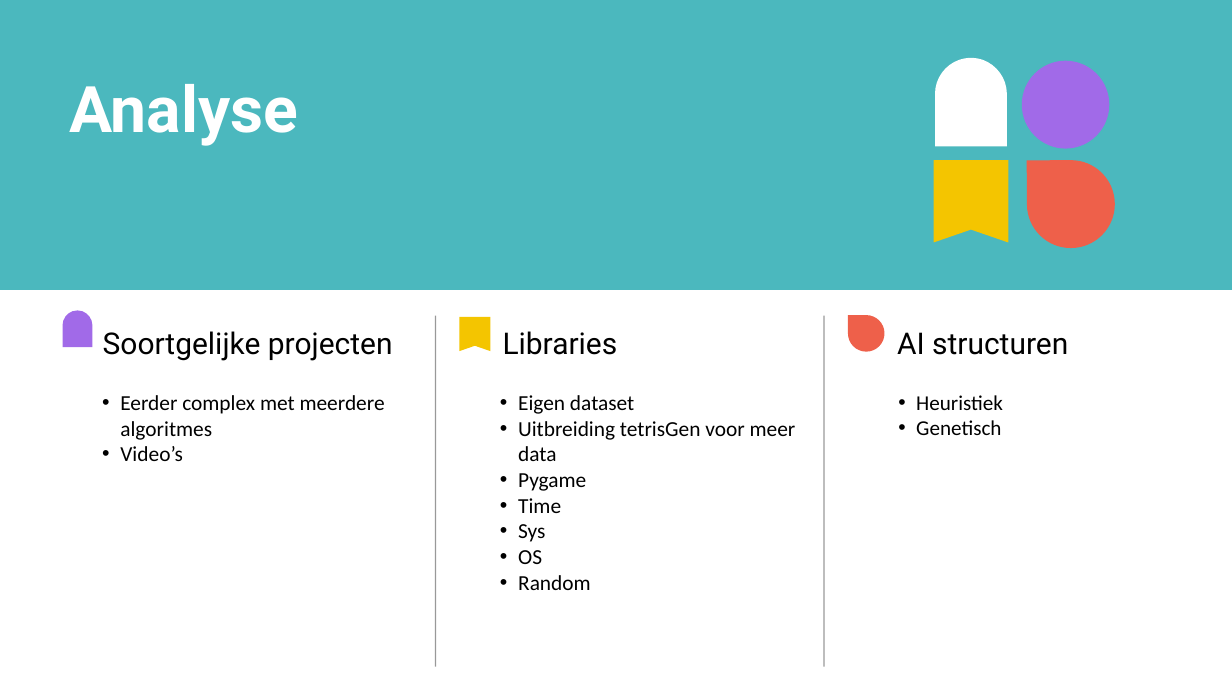
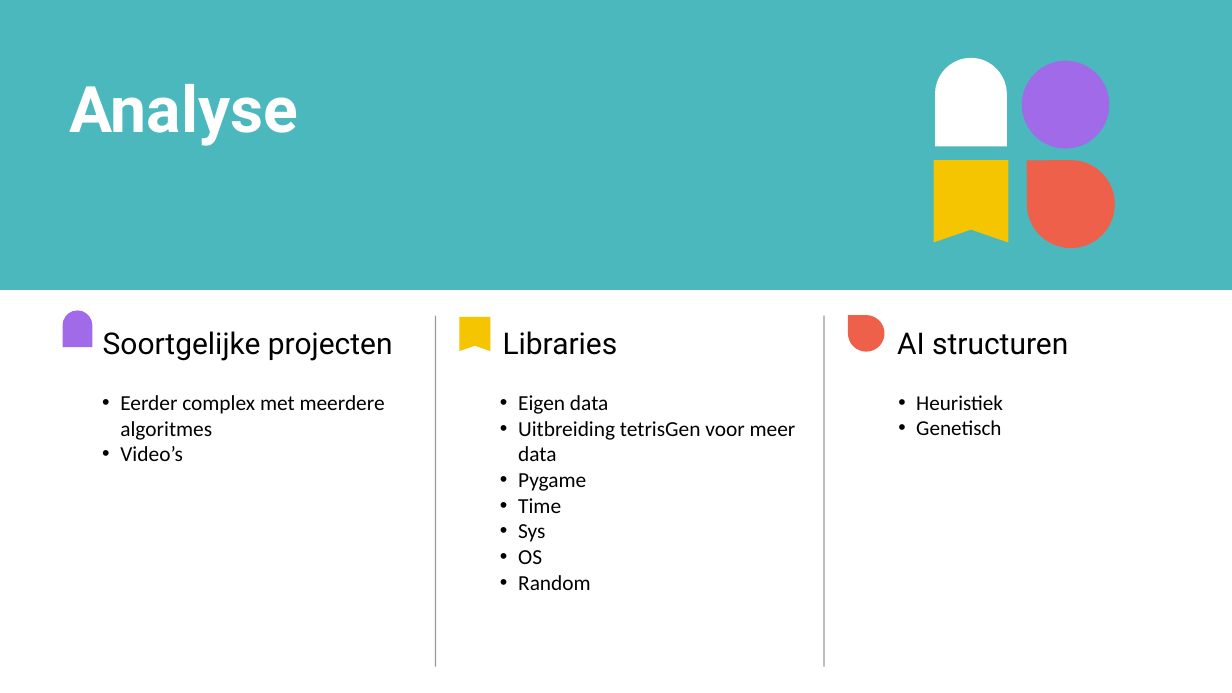
Before and after one commit to estebandesmedt/Tetris-AI, a slide deck: slide 5 of Presentatie/Tetris Presentatie.pptx. Drawn at 1232x693 pixels with LibreOffice and Linux fonts; fonts in the diff are those of the drawing. Boxes give left, top, right and bottom in pixels: in the first picture for what was removed or moved away, otherwise in the second. Text is boxed around its words. In the diff, an @@ line names an element or a change of style, - is before the commit and + after.

```diff
--- a/Presentatie/Tetris Presentatie.pptx
+++ b/Presentatie/Tetris Presentatie.pptx
@@ text at [518,395,608,414]: text changed @@
-  • Eigen dataset
+  • Eigen data
```
Also in this commit, not shown: 4 other slides changed, 1 slide added, 2 slides removed, 3 other files.
